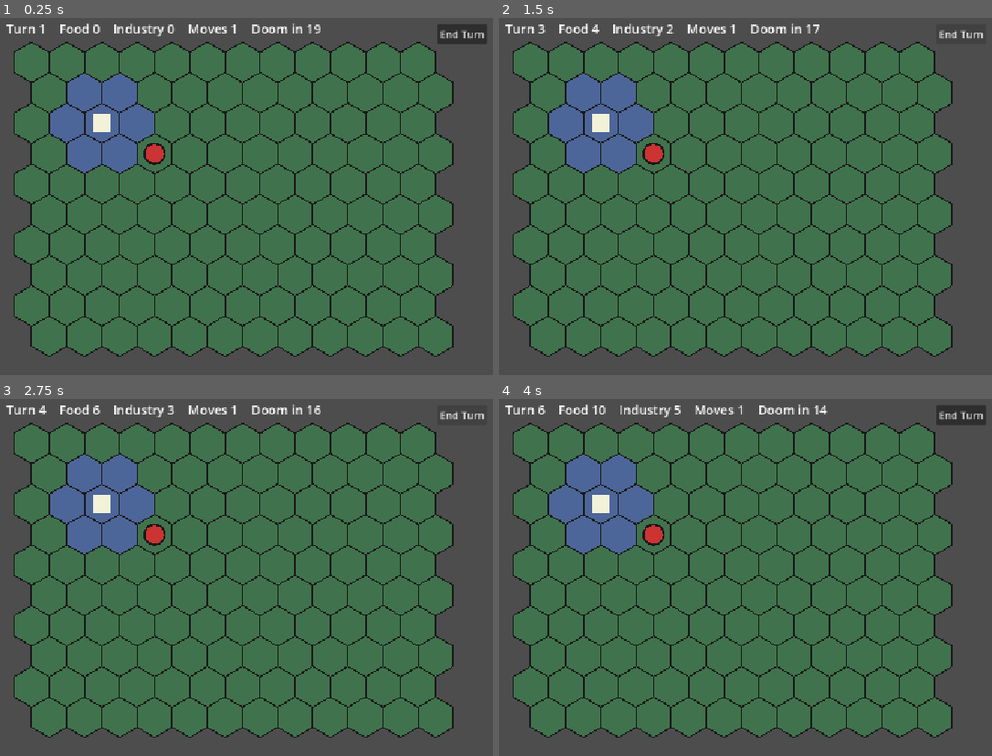
Above: before the commit, frames 1-4 (two rows, left to right).
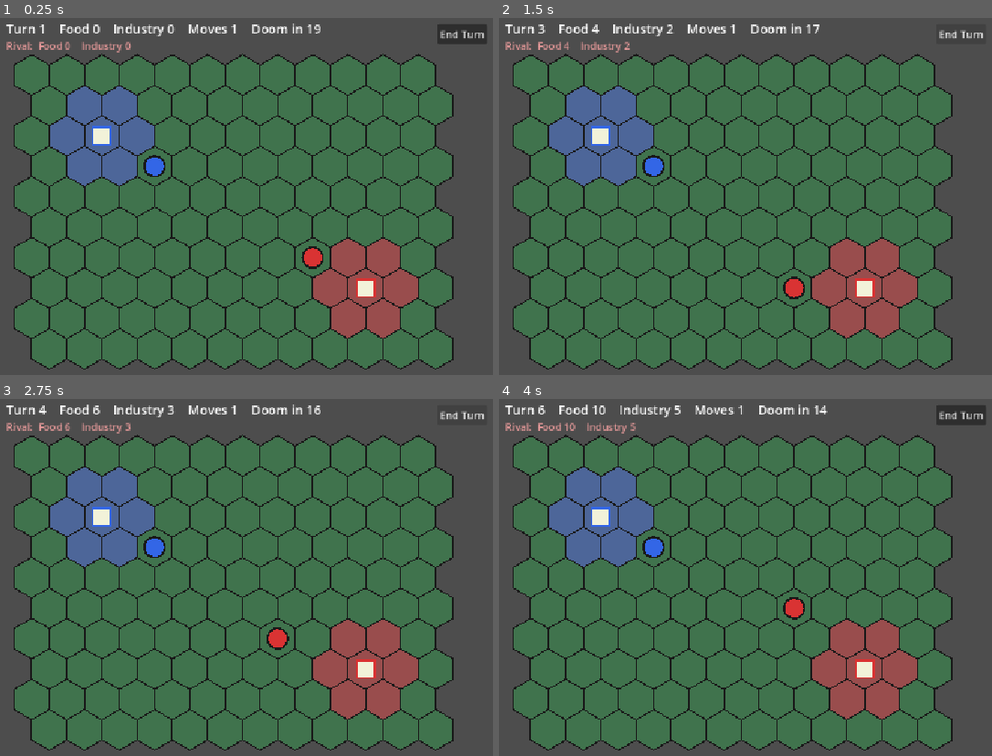
Above: after the commit, the same moments.

Repository: BnanaSkully/after-ragnorok-prototype
Game: Godot game, scene res://main.tscn
Same seed, same stepped clock (60 frames per second), same inputs: the game is played once before the commit and once after it.
Inputs (mouse positions are in pixels of both pictures, inside the frame that each line leads up to):
- Up to frame 1 (0.25 s): no input
- Up to frame 2 (1.5 s): click "End Turn" at 0.5 s; click "End Turn" at 1.25 s
- Up to frame 3 (2.75 s): click "End Turn" at 2 s
- Up to frame 4 (4 s): tap Enter at 2.75 s; move the mouse to (outside the picture) at 2.77 s; click (outside the picture) at 2.92 s; tap Space at 3.5 s; move the mouse to (710, 620) at 3.52 s; click (710, 620) at 3.67 s

The runs differ from the first frame. In frame 1, 23% of the frame differs, in the area x 1-93%, y 6-99%; in frame 2, 23%; in frame 3, 23%; in frame 4, 23%.

Commit message:
Add a second (rival) faction
Each faction now keeps its own city, unit, Food and Industry.
The rival starts in the bottom-right corner and moves its unit one
random step each turn. Units can't share a hex. The map moved down
slightly to make room for the rival's resource line.

Co-Authored-By: Claude Opus 5.5 <noreply@anthropic.com>
Claude-Session: https://claude.ai/code/session_01Kpeg7E5nkYcPnqopYPPAon

Diff:
--- a/main.gd
+++ b/main.gd
@@ -3,17 +3,35 @@
 const HEX_SIZE := 32.0
 const COLS := 12
 const ROWS := 10
-const OFFSET := Vector2(60, 80)
+const OFFSET := Vector2(60, 100)
 const DOOM_TURN := 20 # the turn the Doom arrives and the game ends
+const NO_CELL := Vector2i(-1, -1)
 
-var unit_pos := Vector2i(3, 3)
+# Everything one side owns. Each faction gets its own copy of these,
+# so the player and the rival keep separate cities, units and resources.
+class Faction:
+	var name: String
+	var territory_color: Color
+	var unit_color: Color
+	var city_pos: Vector2i
+	var unit_pos: Vector2i
+	var unit_moves := 1
+	var food := 0
+	var industry := 0
+
+	func _init(p_name: String, p_territory: Color, p_unit: Color, p_city: Vector2i, p_unit_pos: Vector2i) -> void:
+		name = p_name
+		territory_color = p_territory
+		unit_color = p_unit
+		city_pos = p_city
+		unit_pos = p_unit_pos
+
+var player := Faction.new("Player", Color(0.3, 0.4, 0.6), Color(0.2, 0.4, 0.9), Vector2i(2, 2), Vector2i(3, 3))
+var rival := Faction.new("Rival", Color(0.6, 0.3, 0.3), Color(0.85, 0.2, 0.2), Vector2i(9, 7), Vector2i(8, 6))
+var factions: Array[Faction] = [player, rival]
+
 var unit_selected := false
-var unit_moves := 1
-
-var city_pos := Vector2i(2, 2)
 var turn := 1
-var food := 0
-var industry := 0
 var game_over := false
 var end_turn_button: Button
 
@@ -27,15 +45,38 @@
 func end_turn() -> void:
 	if game_over:
 		return
+	rival_take_turn()
 	turn += 1
-	food += 2
-	industry += 1
-	unit_moves = 1
+	for f in factions:
+		f.food += 2
+		f.industry += 1
+		f.unit_moves = 1
 	unit_selected = false
 	if turn >= DOOM_TURN:
 		game_over = true
 		end_turn_button.disabled = true
 	queue_redraw()
+
+# Placeholder rival behaviour: step its unit to a random free neighbouring hex.
+func rival_take_turn() -> void:
+	var options: Array[Vector2i] = []
+	for row in ROWS:
+		for col in COLS:
+			var c := Vector2i(col, row)
+			if is_neighbour(rival.unit_pos, c) and not unit_at(c):
+				options.append(c)
+	if not options.is_empty():
+		rival.unit_pos = options.pick_random()
+
+# Returns the faction whose unit stands on this hex, or null if it's empty.
+func unit_at(cell: Vector2i) -> Faction:
+	for f in factions:
+		if f.unit_pos == cell:
+			return f
+	return null
+
+func in_bounds(cell: Vector2i) -> bool:
+	return cell.x >= 0 and cell.x < COLS and cell.y >= 0 and cell.y < ROWS
 
 func hex_center(cell: Vector2i) -> Vector2:
 	var w := sqrt(3.0) * HEX_SIZE
@@ -50,10 +91,10 @@
 	return pts
 
 func is_neighbour(a: Vector2i, b: Vector2i) -> bool:
-	return a != b and hex_center(a).distance_to(hex_center(b)) < HEX_SIZE * 1.9
+	return in_bounds(b) and a != b and hex_center(a).distance_to(hex_center(b)) < HEX_SIZE * 1.9
 
 func cell_at(pos: Vector2) -> Vector2i:
-	var best := Vector2i(-1, -1)
+	var best := NO_CELL
 	var best_d := INF
 	for row in ROWS:
 		for col in COLS:
@@ -62,38 +103,47 @@
 			if d < best_d:
 				best_d = d
 				best = c
-	return best if best_d <= HEX_SIZE else Vector2i(-1, -1)
+	return best if best_d <= HEX_SIZE else NO_CELL
 
 func _draw() -> void:
+	# Map: green by default, tinted for each faction's city territory,
+	# yellow for hexes the selected player unit can move to.
 	for row in ROWS:
 		for col in COLS:
 			var c := Vector2i(col, row)
 			var pts := hex_points(hex_center(c))
 			var fill := Color(0.25, 0.45, 0.3)
-			if c == city_pos or is_neighbour(city_pos, c):
-				fill = Color(0.3, 0.4, 0.6)
-			if unit_selected and is_neighbour(unit_pos, c):
+			for f in factions:
+				if c == f.city_pos or is_neighbour(f.city_pos, c):
+					fill = f.territory_color
+			if unit_selected and is_neighbour(player.unit_pos, c) and not unit_at(c):
 				fill = Color(0.9, 0.75, 0.3)
 			draw_colored_polygon(pts, fill)
 			pts.append(pts[0])
 			draw_polyline(pts, Color(0.1, 0.1, 0.1), 2.0)
 
-	var cc := hex_center(city_pos)
-	draw_rect(Rect2(cc - Vector2(14, 14), Vector2(28, 28)), Color(0.95, 0.95, 0.85))
+	for f in factions:
+		var cc := hex_center(f.city_pos)
+		draw_rect(Rect2(cc - Vector2(14, 14), Vector2(28, 28)), Color(0.95, 0.95, 0.85))
+		draw_rect(Rect2(cc - Vector2(14, 14), Vector2(28, 28)), f.unit_color, false, 3.0)
 
-	var ring := Color.WHITE if unit_selected else Color(0.1, 0.1, 0.1)
-	draw_circle(hex_center(unit_pos), HEX_SIZE * 0.55, ring)
-	draw_circle(hex_center(unit_pos), HEX_SIZE * 0.45, Color(0.8, 0.2, 0.2))
+	for f in factions:
+		var selected := f == player and unit_selected
+		var ring := Color.WHITE if selected else Color(0.1, 0.1, 0.1)
+		draw_circle(hex_center(f.unit_pos), HEX_SIZE * 0.55, ring)
+		draw_circle(hex_center(f.unit_pos), HEX_SIZE * 0.45, f.unit_color)
 
 	var font := ThemeDB.fallback_font
-	var info := "Turn %d    Food %d    Industry %d    Moves %d    Doom in %d" % [turn, food, industry, unit_moves, DOOM_TURN - turn]
+	var info := "Turn %d    Food %d    Industry %d    Moves %d    Doom in %d" % [turn, player.food, player.industry, player.unit_moves, DOOM_TURN - turn]
 	draw_string(font, Vector2(20, 35), info, HORIZONTAL_ALIGNMENT_LEFT, -1, 20)
+	var rival_info := "Rival:  Food %d    Industry %d" % [rival.food, rival.industry]
+	draw_string(font, Vector2(20, 60), rival_info, HORIZONTAL_ALIGNMENT_LEFT, -1, 16, Color(0.9, 0.6, 0.6))
 
 	if game_over:
 		var screen := get_viewport_rect().size
 		draw_rect(Rect2(Vector2.ZERO, screen), Color(0, 0, 0, 0.75))
 		draw_string(font, Vector2(0, screen.y / 2 - 20), "The Doom has come", HORIZONTAL_ALIGNMENT_CENTER, screen.x, 40, Color(0.9, 0.2, 0.2))
-		var totals := "You survived %d turns.    Food %d    Industry %d" % [turn, food, industry]
+		var totals := "You survived %d turns.    Food %d    Industry %d" % [turn, player.food, player.industry]
 		draw_string(font, Vector2(0, screen.y / 2 + 30), totals, HORIZONTAL_ALIGNMENT_CENTER, screen.x, 20)
 
 func _unhandled_input(event: InputEvent) -> void:
@@ -101,11 +151,11 @@
 		return
 	if event is InputEventMouseButton and event.pressed and event.button_index == MOUSE_BUTTON_LEFT:
 		var cell := cell_at(get_local_mouse_position())
-		if cell == unit_pos and unit_moves > 0:
+		if cell == player.unit_pos and player.unit_moves > 0:
 			unit_selected = not unit_selected
-		elif unit_selected and is_neighbour(unit_pos, cell):
-			unit_pos = cell
-			unit_moves -= 1
+		elif unit_selected and is_neighbour(player.unit_pos, cell) and not unit_at(cell):
+			player.unit_pos = cell
+			player.unit_moves -= 1
 			unit_selected = false
 		else:
 			unit_selected = false
